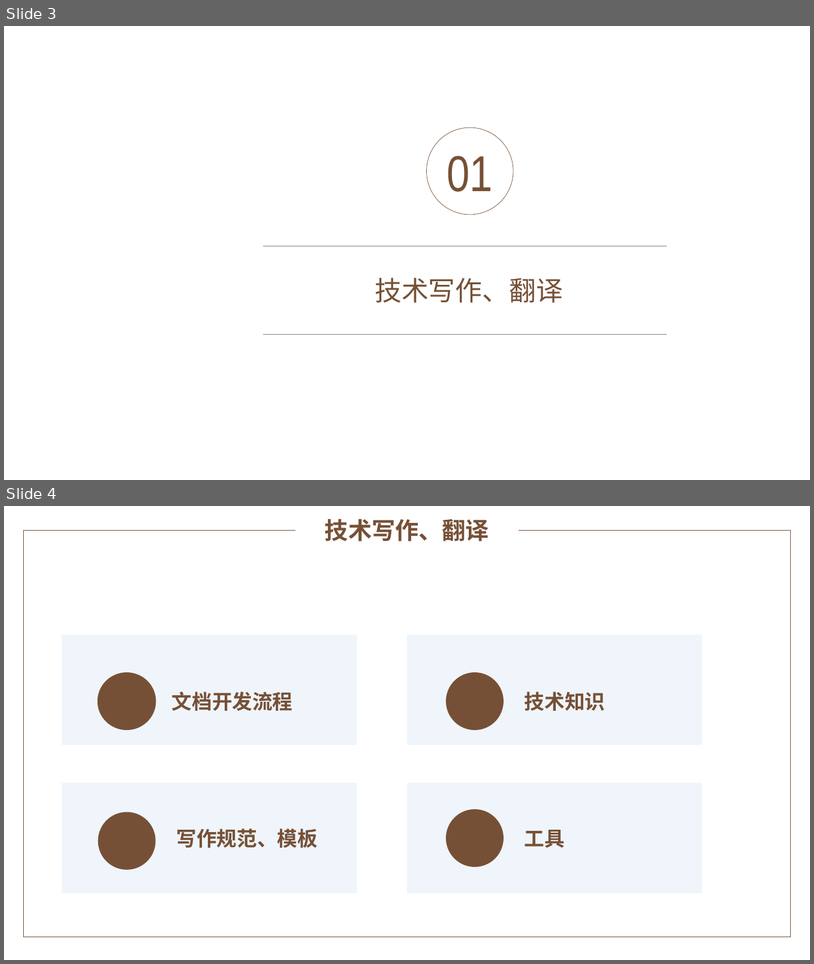
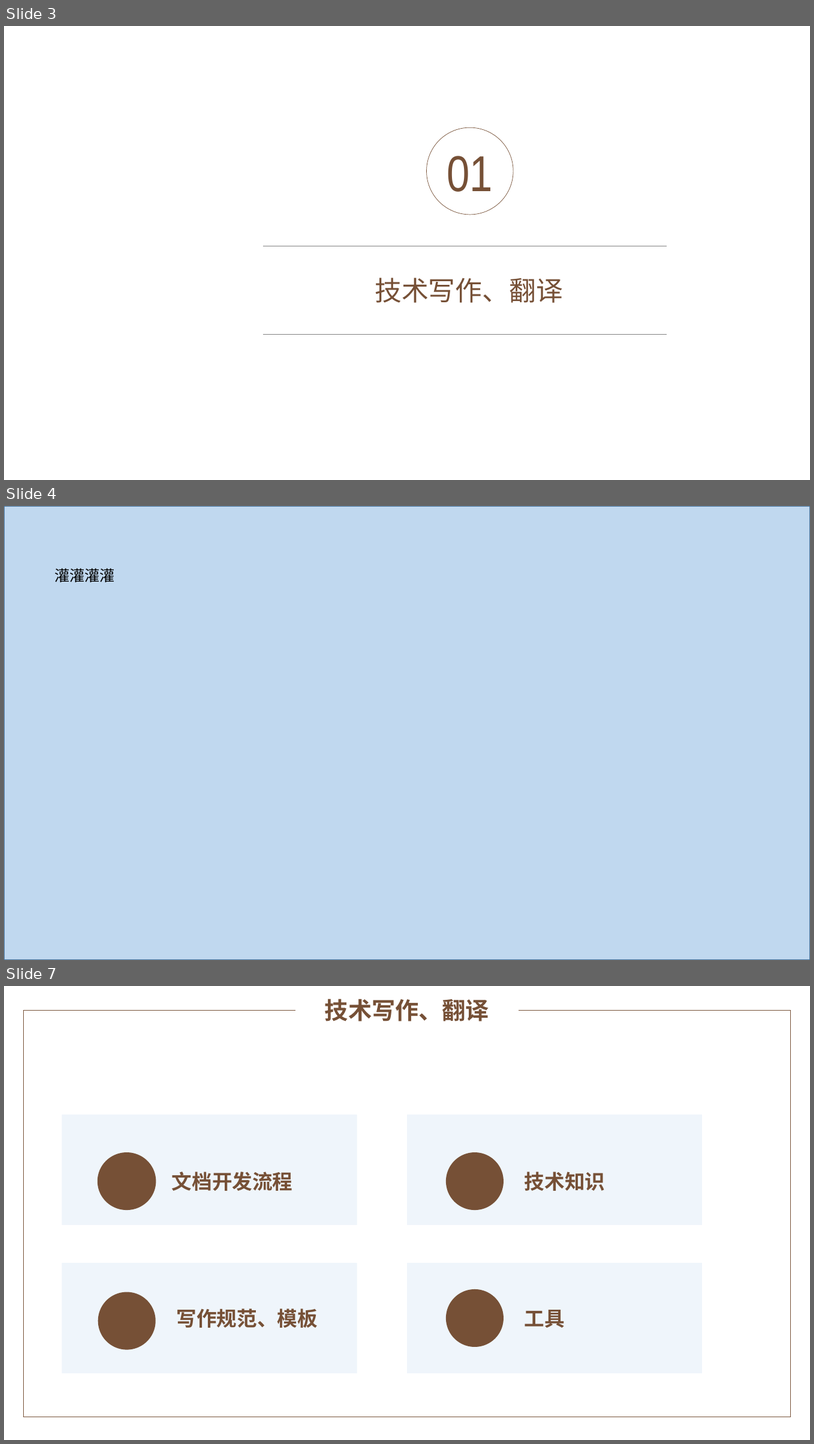
Before and after one commit to yaoyaodu/materials, a slide deck: docs/工具使用篇/绘图截图/PPT/1 素雅简约通用PPT模板.pptx. Shown one above the other, each under a label of ours: slides 3 and 4 before the commit, slides 3, 4 and 7 after it; the slides between them are not shown. The pictures are 814x964 and 814x1444 pixels, drawn with LibreOffice and Linux fonts; fonts in the diff are those of the drawing; background and template pictures are left out. Boxes give left, top, right and bottom in pixels: in the first picture for what was removed or moved away, otherwise in the second. Text is boxed around its words. In the diff, an @@ line names an element or a change of style, - is before the commit and + after.

```diff
--- a/docs/工具使用篇/绘图截图/PPT/1 素雅简约通用PPT模板.pptx
+++ b/docs/工具使用篇/绘图截图/PPT/1 素雅简约通用PPT模板.pptx
@@ slide 4 added at [4,506,810,960], background picture (left out) @@
@@ rectangle added at [4,506,810,960], fill #5B9BD5 at 38% opacity, outline #43739E 1 pt @@
@@ text added at [54,568,115,582], 18 pt, text #000000 @@
+灌灌灌灌
@@ what was slide 4 is now slide 7 @@
```
Also in this commit, not shown: 2 other slides added, 7 other files.
